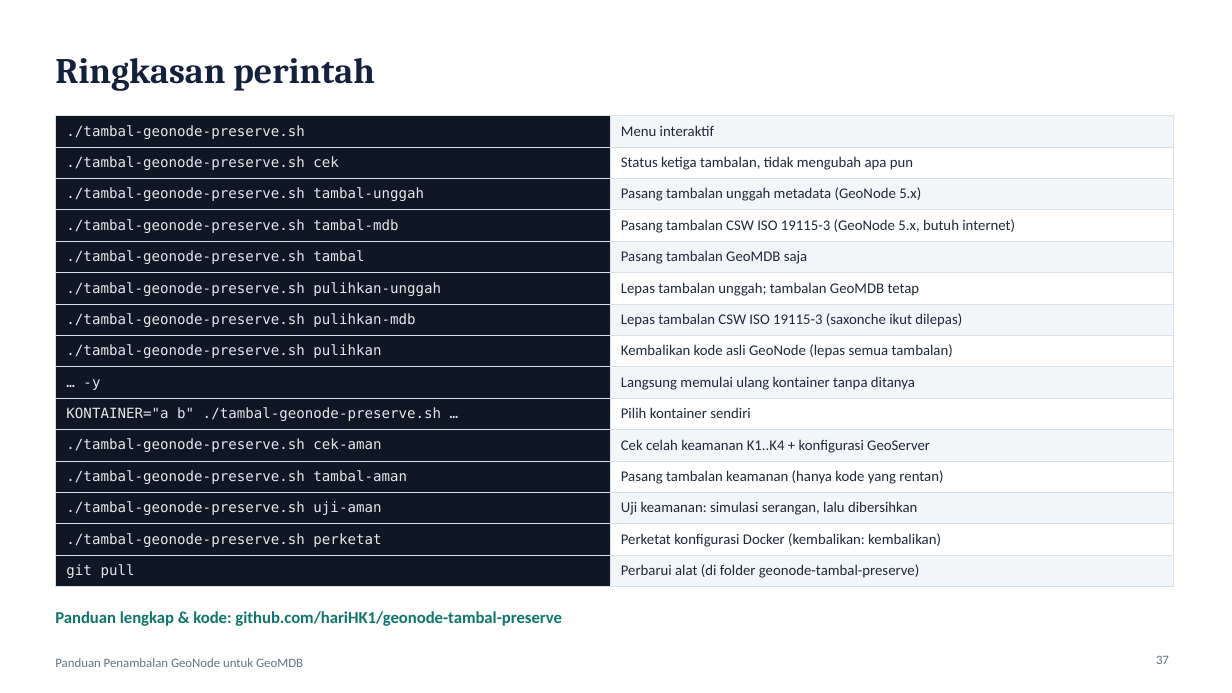
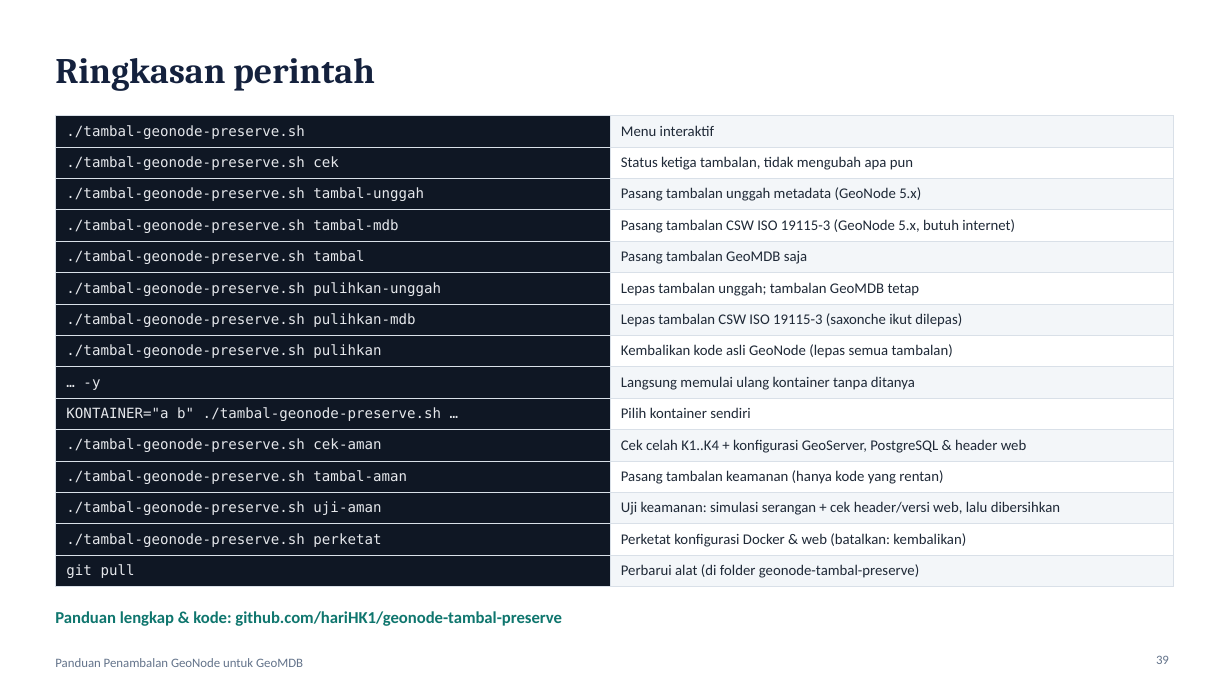
Before and after one commit to hariHK1/geonode-tambal-preserve, a slide deck: slide 39 of docs/Panduan-Penambalan-GeoNode-GeoMDB.pptx (slide 37 before the commit). Drawn at 1232x693 pixels with LibreOffice and Linux fonts; fonts in the diff are those of the drawing. Boxes give left, top, right and bottom in pixels: in the first picture for what was removed or moved away, otherwise in the second. Text is boxed around its words. In the diff, an @@ line names an element or a change of style, - is before the commit and + after.

```diff
--- a/docs/Panduan-Penambalan-GeoNode-GeoMDB.pptx
+++ b/docs/Panduan-Penambalan-GeoNode-GeoMDB.pptx
@@ table at (x1=55, y1=116, x2=1174, y2=582) @@
-row 11, column 2: Cek celah keamanan K1..K4 + konfigurasi GeoServer
+row 11, column 2: Cek celah K1..K4 + konfigurasi GeoServer, PostgreSQL & header web
-row 13, column 2: Uji keamanan: simulasi serangan, lalu dibersihkan
+row 13, column 2: Uji keamanan: simulasi serangan + cek header/versi web, lalu dibersihkan
-row 14, column 2: Perketat konfigurasi Docker (kembalikan: kembalikan)
+row 14, column 2: Perketat konfigurasi Docker & web (batalkan: kembalikan)
@@ page number at (x1=1156, y1=655, x2=1169, y2=664): text changed @@
-37
+39
```
Also in this commit, not shown: 5 other slides changed, 2 slides added, 2 other files.
